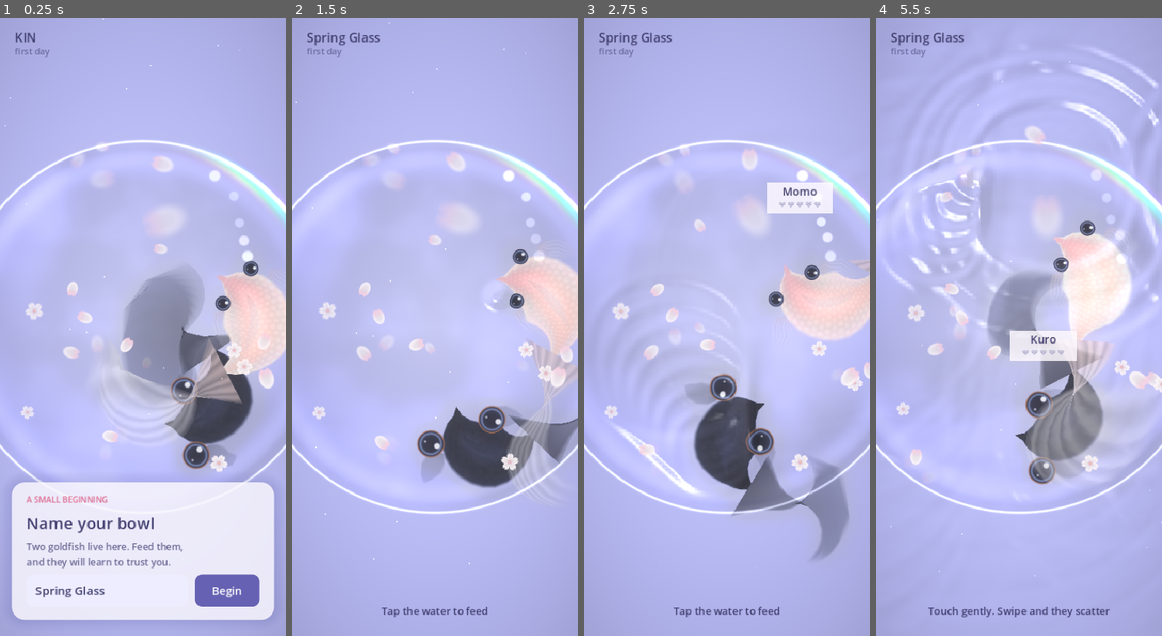
Above: before the commit, frames 1-4 (left to right).
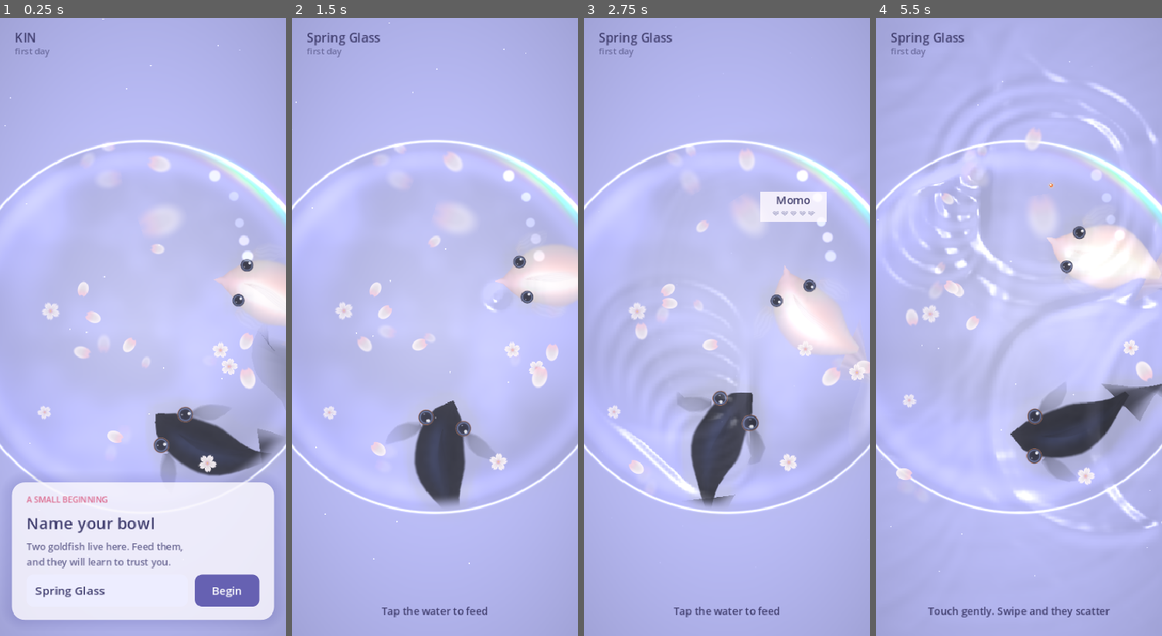
Above: after the commit, the same moments.

Repository: aeiouvcode/kin-living-pond
Game: Godot game, scene res://main.tscn
Same seed, same stepped clock (60 frames per second), same inputs: the game is played once before the commit and once after it.
Inputs (mouse positions are in pixels of both pictures, inside the frame that each line leads up to):
- Up to frame 1 (0.25 s): no input
- Up to frame 2 (1.5 s): click "Begin" at 0.5 s; move the mouse to (497, 296) at 1.27 s; click (497, 296) at 1.42 s
- Up to frame 3 (2.75 s): drag from (669, 357) to (712, 450) at 2.02 s
- Up to frame 4 (5.5 s): move the mouse to (1047, 191) at 2.77 s; click (1047, 191) at 2.92 s; drag from (1004, 450) to (933, 234) at 3.52 s; move the mouse to (1104, 419) at 4.27 s; click (1104, 419) at 4.42 s; drag from (933, 234) to (976, 172) at 5.02 s

The runs differ from the first frame. In frame 1, 14% of the frame differs, in the area x 7-100%, y 20-76%; in frame 2, 10%; in frame 3, 11%; in frame 4, 16%, in the area x 7-100%, y 5-83%.

Commit message:
Cycle 4: fish craft - soft glossy bodies, silky veils, rebuilt demekin, bend cap, bowl clip

Diff:
--- a/godot/bowl.gd
+++ b/godot/bowl.gd
@@ -238,13 +238,13 @@
 func cpu_sdf(p: Vector2) -> float:
 	var d = p - center
 	var ry = minf(radius * 0.9, vis.y * 0.42)
-	var rx = minf(radius * 0.9, vis.x * 0.4)
+	var rx = minf(radius * 0.9, vis.x * 0.34)
 	var q = Vector2(d.x / rx, d.y / ry)
 	return (q.length() - 1.0) * minf(rx, ry)
 
 func random_point(frac: float) -> Vector2:
 	var ry = minf(radius * 0.9, vis.y * 0.42)
-	var rx = minf(radius * 0.9, vis.x * 0.4)
+	var rx = minf(radius * 0.9, vis.x * 0.34)
 	var a = randf() * TAU
 	var r = sqrt(randf()) * frac
 	return center + Vector2(cos(a) * rx, sin(a) * ry) * r
@@ -253,8 +253,8 @@
 
 func _build_fish() -> void:
 	var defs = [
-		{"name": "Momo", "kind": 0, "len": 118.0, "w": 60.0, "tail": 150.0, "bold": 0.45},
-		{"name": "Kuro", "kind": 1, "len": 104.0, "w": 58.0, "tail": 110.0, "bold": 0.75},
+		{"name": "Momo", "kind": 0, "len": 112.0, "w": 54.0, "tail": 190.0, "bold": 0.45},
+		{"name": "Kuro", "kind": 1, "len": 124.0, "w": 44.0, "tail": 150.0, "bold": 0.75},
 	]
 	var s = _fish_scale()
 	for i in defs.size():
@@ -526,6 +526,7 @@
 		f.body_node.z_index = i
 		f.mat.set_shader_parameter("depth", f.depth)
 		f.mat.set_shader_parameter("glow", f.glow)
+		f.mat.set_shader_parameter("bowl", Vector4(center.x / vis.x, center.y / vis.y, radius / vis.x, vis.x / vis.y))
 		f.body_node.queue_redraw()
 	bg_mat.set_shader_parameter("time", time)
 	bg_mat.set_shader_parameter("warmth", clampf(harmony() / 150.0, 0.0, 1.0))
--- a/godot/goldfish.gd
+++ b/godot/goldfish.gd
@@ -197,8 +197,8 @@
 		if l > 0.0001:
 			var d = v / l
 			var ang2 = prev_dir.angle_to(d)
-			if absf(ang2) > 0.16:
-				d = prev_dir.rotated(clampf(ang2, -0.16, 0.16))
+			if absf(ang2) > 0.065:
+				d = prev_dir.rotated(clampf(ang2, -0.065, 0.065))
 			spine[i] = spine[i - 1] - d * seg
 			prev_dir = d
 	_update_fins(dt)
@@ -206,7 +206,8 @@
 		pond.add_ripple(spine[3], -0.015, 1.8)
 
 func _update_fins(dt: float) -> void:
-	var base = spine[N - 1]
+	# Root the veil a little inside the body so the body hides the pinch.
+	var base = spine[N - 1].lerp(spine[N - 3], 0.7)
 	var back = (spine[N - 1] - spine[N - 2]).normalized()
 	var side = back.orthogonal()
 	var tseg = tail_len / float(TM - 1)
@@ -275,8 +276,12 @@
 		pects_prev[sd] = prv2
 
 func _w(u: float) -> float:
-	# Egg-shaped ryukin body seen from above: narrow snout, deep round middle.
+	# Seen from above. Ryukin: egg body, narrow snout, deep round middle.
+	# Demekin: blunt wide head (the eyes sit on it), long velvety taper.
 	var s = sin(PI * clampf(u * 0.92 + 0.04, 0.0, 1.0))
+	if kind == 1:
+		var head1 = pow(clampf(u / 0.1, 0.0, 1.0), 0.4)
+		return width * 0.5 * pow(s, 0.45) * (0.7 + 0.3 * head1) * (1.0 - 0.7 * smoothstep(0.45, 1.0, u))
 	var head = pow(clampf(u / 0.18, 0.0, 1.0), 0.5)
 	return width * 0.5 * pow(s, 0.75) * (0.55 + 0.45 * head) * (1.0 - 0.45 * smoothstep(0.55, 1.0, u))
 
@@ -377,8 +382,9 @@
 	# Demekin: telescope eyes bulge out past the head.
 	for sd in [-1.0, 1.0]:
 		if true:
-			var ec = sp[2] + tn[2].orthogonal() * sd * width * (0.46 if kind == 1 else 0.3) * sc - tn[2] * width * (0.05 if kind == 1 else -0.02)
-			var er = width * (0.2 if kind == 1 else 0.11) * sc
+			var ei = 2 if kind == 1 else 3
+			var ec = sp[ei] + tn[ei].orthogonal() * sd * width * (0.36 if kind == 1 else 0.27) * sc - tn[2] * width * (0.02 if kind == 1 else -0.02)
+			var er = width * (0.15 if kind == 1 else 0.1) * sc
 			var eb = pts.size()
 			var t1 = tn[2]
 			var o1 = t1.orthogonal()
--- a/godot/shaders/fish2.gdshader
+++ b/godot/shaders/fish2.gdshader
@@ -6,6 +6,7 @@
 uniform float depth = 0.3;
 uniform float glow = 0.0;
 uniform float seed = 0.0;
+uniform vec4 bowl = vec4(0.5, 0.5, 0.6, 0.46); // centre uv, radius / width, aspect
 uniform vec3 water_col : source_color = vec3(0.74, 0.76, 0.96);
 
 float hh(vec2 p) { vec3 p3 = fract(vec3(p.xyx) * 0.1031); p3 += dot(p3, p3.yzx + 33.33); return fract((p3.x + p3.y) * p3.z); }
@@ -35,46 +36,43 @@
 		float x = uv.y * 2.0 - 1.0;
 		float nz = sqrt(max(0.0, 1.0 - x * x));
 		float edge = 1.0 - abs(x);
+		// Soft, rounded, glossy body: shade by a fake normal, one broad
+		// specular along the back, a gentle rim. No scale pattern.
+		float spec = exp(-pow((x + 0.18) / 0.32, 2.0)) * smoothstep(0.05, 0.3, uv.x) * smoothstep(0.95, 0.45, uv.x);
+		float rim = pow(1.0 - nz, 3.0);
 		if (kind < 0.5) {
-			vec3 base = vec3(0.99, 0.94, 0.9);
-			vec3 peach = vec3(0.99, 0.78, 0.7);
-			vec3 blush = vec3(0.97, 0.62, 0.66);
-			col = mix(base, peach, smoothstep(0.7, 0.2, abs(x)) * 0.55);
-			float b = smoothstep(0.42, 0.05, uv.x) * smoothstep(1.0, 0.3, abs(x));
-			b += smoothstep(0.55, 0.0, abs(x)) * smoothstep(0.1, 0.35, uv.x) * smoothstep(0.8, 0.4, uv.x) * 0.5 * vn(vec2(uv.x * 6.0, x * 2.0) + seed);
-			col = mix(col, blush, clamp(b, 0.0, 1.0) * 0.55);
-			col *= 0.84 + 0.2 * nz;
-			float thin = 1.0 - smoothstep(0.0, 0.4, edge);
-			col += vec3(0.25, 0.15, 0.12) * thin;
-			col += vec3(1.0) * exp(-x * x * 14.0) * smoothstep(0.08, 0.3, uv.x) * smoothstep(0.85, 0.5, uv.x) * 0.12;
-			// Scales catch the light faintly.
-			vec2 sc = vec2(uv.x * 26.0, x * 5.0);
-			sc.y += step(1.0, mod(floor(sc.x), 2.0)) * 0.5;
-			col *= 0.97 + 0.05 * smoothstep(0.5, 0.2, length(fract(sc) - 0.5));
-			// Eyes are separate quads now.
+			vec3 base = vec3(1.0, 0.97, 0.95);
+			vec3 peach = vec3(1.0, 0.82, 0.74);
+			vec3 blush = vec3(0.98, 0.66, 0.68);
+			col = mix(base, peach, smoothstep(0.9, 0.1, abs(x)) * 0.45 * smoothstep(0.0, 0.5, uv.x));
+			float b = smoothstep(0.35, 0.0, uv.x) * 0.8 + vn(vec2(uv.x * 3.0, x * 1.5) + seed) * 0.35 * smoothstep(0.2, 0.5, uv.x) * smoothstep(0.9, 0.6, uv.x);
+			col = mix(col, blush, clamp(b, 0.0, 1.0) * 0.5);
+			col *= 0.8 + 0.22 * nz;
+			col += vec3(1.0) * spec * 0.28;
+			col = mix(col, vec3(1.0, 0.95, 0.97), rim * 0.4);
 		} else {
-			col = vec3(0.035, 0.035, 0.05);
-			float velvet = vn(vec2(uv.x * 40.0, x * 8.0) + seed) * 0.03;
-			col += velvet;
-			col += vec3(0.12, 0.18, 0.42) * pow(1.0 - nz, 2.0) * 0.8;
-			col += vec3(0.25, 0.3, 0.55) * exp(-x * x * 10.0) * smoothstep(0.1, 0.3, uv.x) * smoothstep(0.8, 0.5, uv.x) * 0.25;
+			col = vec3(0.03, 0.03, 0.045);
+			col += vn(vec2(uv.x * 22.0, x * 5.0) + seed) * 0.018;
+			col *= 0.7 + 0.3 * nz;
+			col += vec3(0.16, 0.22, 0.48) * spec * 0.35;
+			col += vec3(0.1, 0.13, 0.3) * rim * 0.5;
 		}
 		a = smoothstep(0.0, 0.14, edge);
 	} else if (part < 0.75) {
 		float streak = 0.88 + 0.12 * sin(uv.y * 40.0 + uv.x * 5.0 + vn(uv * vec2(3.0, 12.0) + seed) * 3.0);
-		float side = smoothstep(0.0, 0.12, uv.y) * smoothstep(1.0, 0.88, uv.y);
+		float sw = 0.12 + 0.3 * (1.0 - smoothstep(0.0, 0.4, uv.x));
+		float side = smoothstep(0.0, sw, uv.y) * smoothstep(1.0, 1.0 - sw, uv.y);
 		// Ragged, soft trailing edge so the veil never reads as a polygon.
 		float rag = 0.72 + 0.22 * vn(vec2(uv.y * 9.0, seed));
 		float tip = smoothstep(1.0, rag, uv.x) * (1.0 - uv.x * 0.35);
 		float root = 1.0 + 0.25 * smoothstep(0.3, 0.0, uv.x);
+		float silk = 0.94 + 0.06 * sin(uv.y * 30.0 + vn(uv * vec2(2.0, 8.0) + seed) * 4.0);
 		if (kind < 0.5) {
-			col = mix(vec3(1.0, 0.86, 0.82), vec3(0.99, 0.98, 1.0), smoothstep(0.0, 0.45, uv.x));
-			col *= streak;
-			a = COLOR.g * tip * root * mix(0.7, 1.0, streak) * (0.35 + 0.65 * side) * 0.9;
+			col = mix(vec3(1.0, 0.9, 0.88), vec3(1.0, 0.99, 1.0), smoothstep(0.0, 0.3, uv.x)) * silk;
+			a = COLOR.g * tip * root * (0.3 + 0.7 * side) * mix(0.95, 0.55, uv.x);
 		} else {
-			col = mix(vec3(0.03, 0.03, 0.05), vec3(0.1, 0.12, 0.26), smoothstep(0.2, 1.0, uv.x));
-			col *= 0.8 + 0.4 * streak;
-			a = clamp(COLOR.g * tip * root * (0.35 + 0.65 * side) * 0.9, 0.0, 0.78);
+			col = mix(vec3(0.03, 0.03, 0.05), vec3(0.09, 0.1, 0.2), smoothstep(0.2, 1.0, uv.x)) * silk;
+			a = clamp(COLOR.g * tip * root * (0.3 + 0.7 * side) * mix(1.15, 0.6, uv.x), 0.0, 0.85);
 		}
 	} else {
 		vec4 ee = eye(uv * 2.0 - 1.0, kind);
@@ -83,5 +81,8 @@
 	}
 	col = mix(col, water_col, clamp(depth * 0.35, 0.0, 0.4));
 	col += vec3(1.0, 0.9, 0.95) * glow * 0.1;
+	// Keep fish inside the glass: fade out just inside the rim.
+	vec2 bp = (SCREEN_UV - bowl.xy) * vec2(1.0, 1.0 / bowl.w);
+	a *= smoothstep(bowl.z * 0.99, bowl.z * 0.9, length(bp));
 	COLOR = vec4(col, a);
 }
Not shown, changed: godot/CHECKPOINT.md
Not shown, changed: godot/HANDOFF.md
